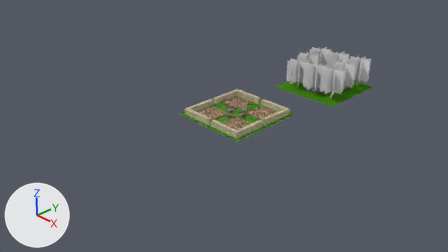
Before and after pictures for a commit that changed the Blender file models/parks.blend.
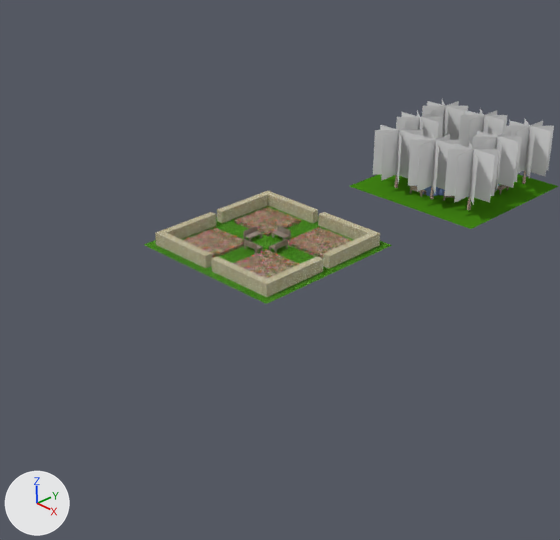
Each version appears first from the file's camera 'Camera', and next in a close-up on the part from 25% to 83% of the width and 0% to 100% of the height. Arrows for +X, +Y and +Z are at lower left; the lights stay in place.

Objects in the first close-up: 'park1', 'park2'.
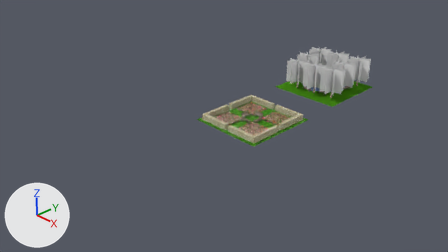
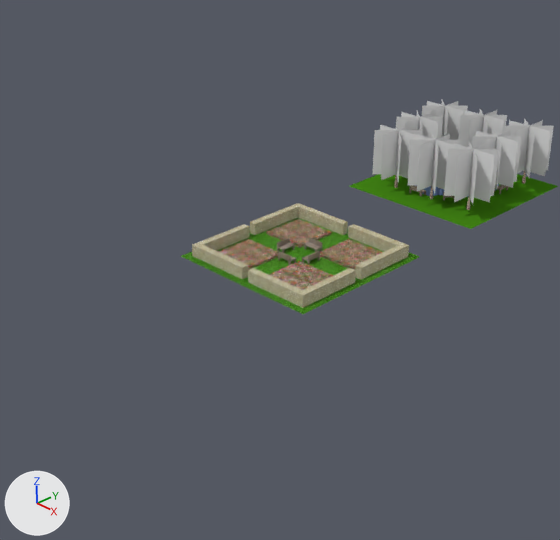
The newer file is also turned or shifted as a whole; pictures and numbers use the older file's frame.

Where the change shows, as pixel boxes (x1, y1, x2, y2) in the close-ups (560 x 540 px):
'park1', mesh moved: before (144, 191, 392, 304); after (181, 203, 419, 314)

Patch to the scene script:
```diff
--- a/models/parks.blend.py
+++ b/models/parks.blend.py
@@ me_plane_005 @@
 me_plane_005.from_pydata(...)  # 244 vertices, 169 faces; spans x -10.1..9.9, y -24.2..15.8, z 0.0..3.0
 # used by ob_park1; location = (-0.22, 0.9, 0.28); rotation_euler = (0.0, 0.0, 9.425), in degrees (0, 0, 180); scale = (0.1, 0.05, 0.05)
+# me_plane_005 part 1: the whole mesh is moved by (-0.2, -10.6, -6.3)
 me_plane_005.materials.append(mat_bench)
```
